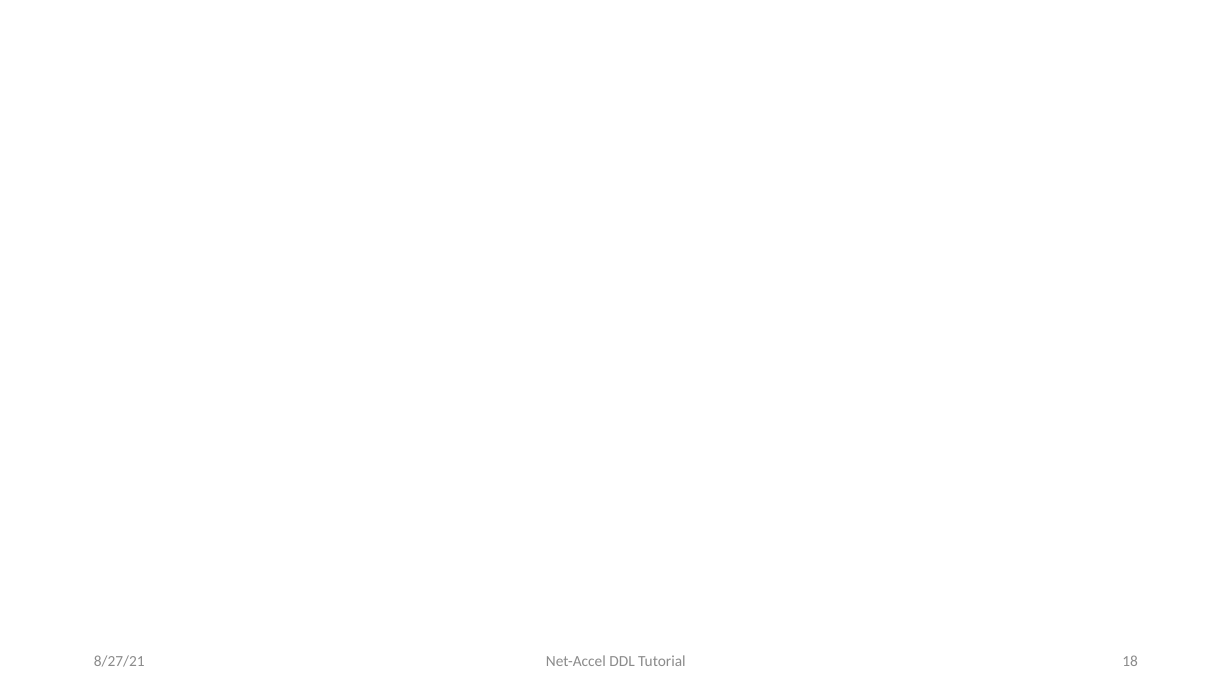
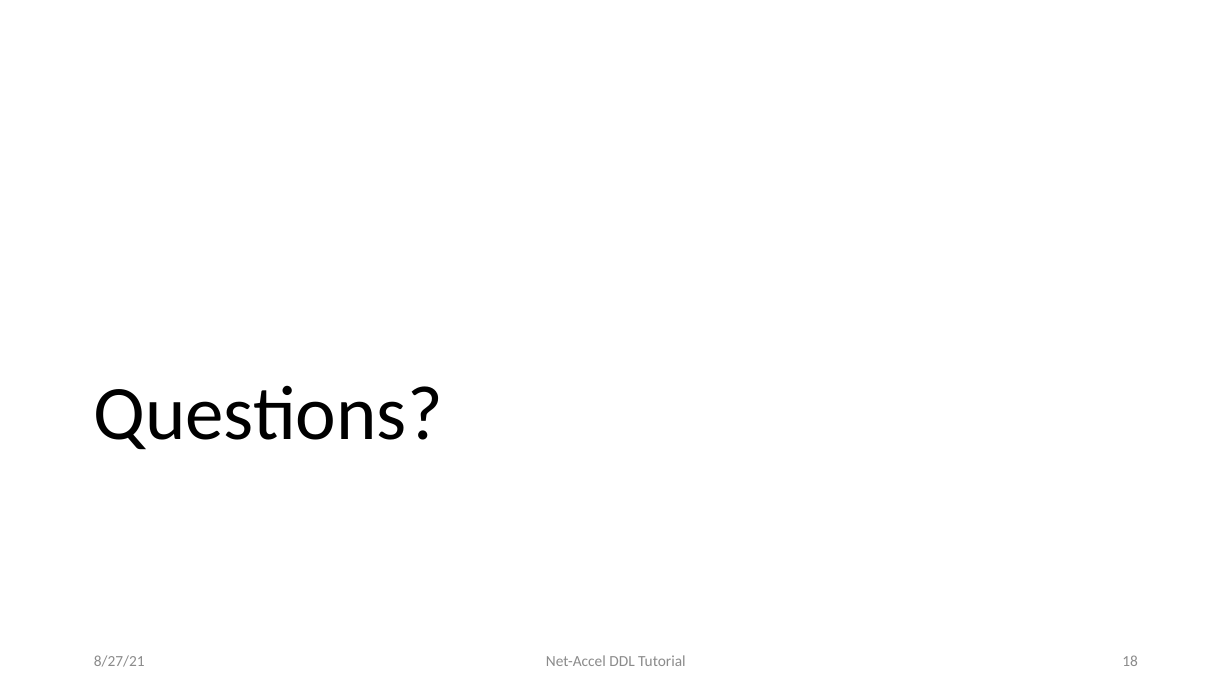
Before and after one commit to sands-lab/net-accel-dl-tutorial-sigcomm21, a slide deck: slide 18 of 1-intro.pptx. Drawn at 1232x693 pixels with LibreOffice and Linux fonts; fonts in the diff are those of the drawing. Boxes give left, top, right and bottom in pixels: in the first picture for what was removed or moved away, otherwise in the second. Text is boxed around its words. In the diff, an @@ line names an element or a change of style, - is before the commit and + after.

Commit message:
fix

```diff
--- a/1-intro.pptx
+++ b/1-intro.pptx
@@ title added at (93,385,442,450), 60 pt, text #000000 @@
+Questions?
```
Also in this commit, not shown: 2 slides added.
